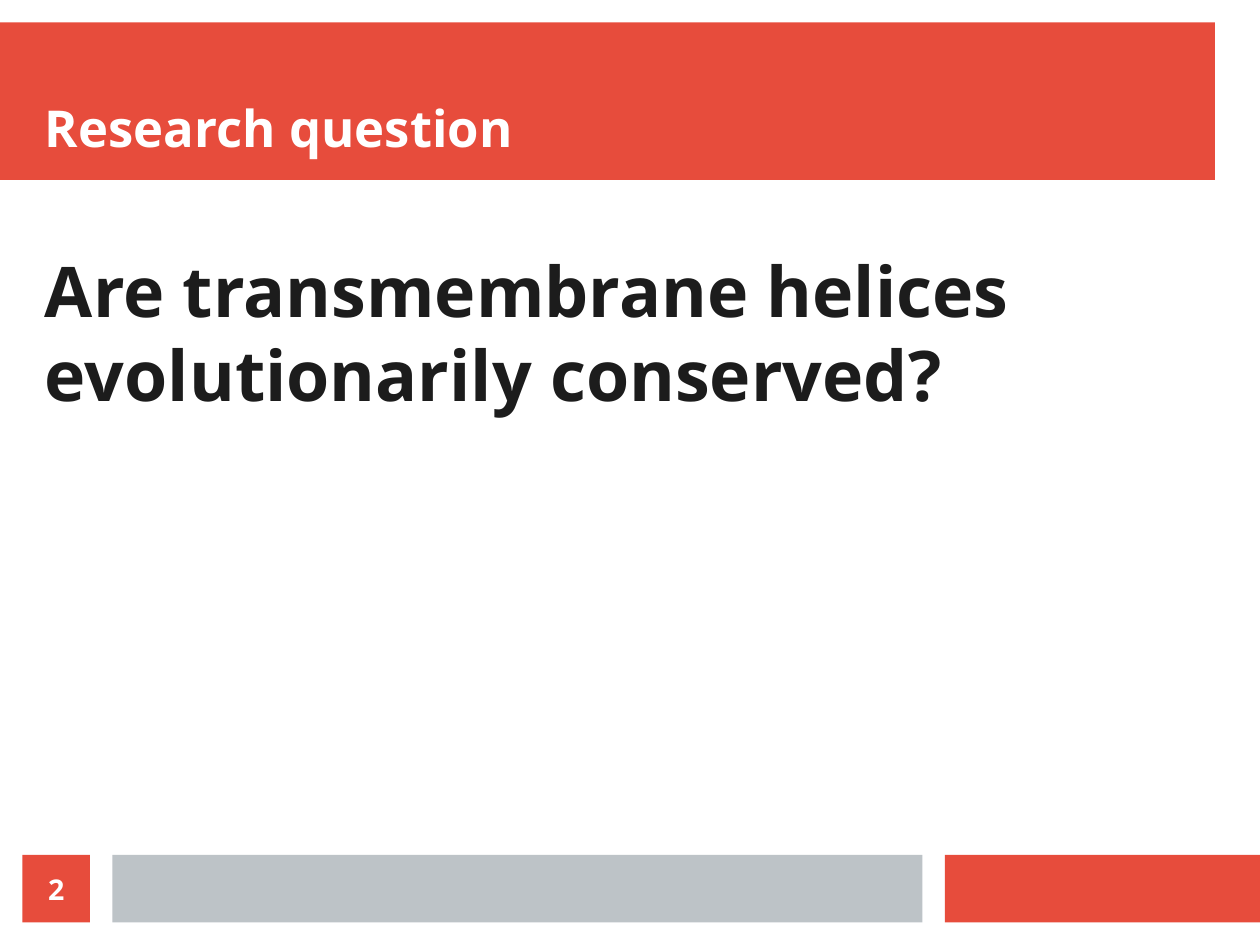
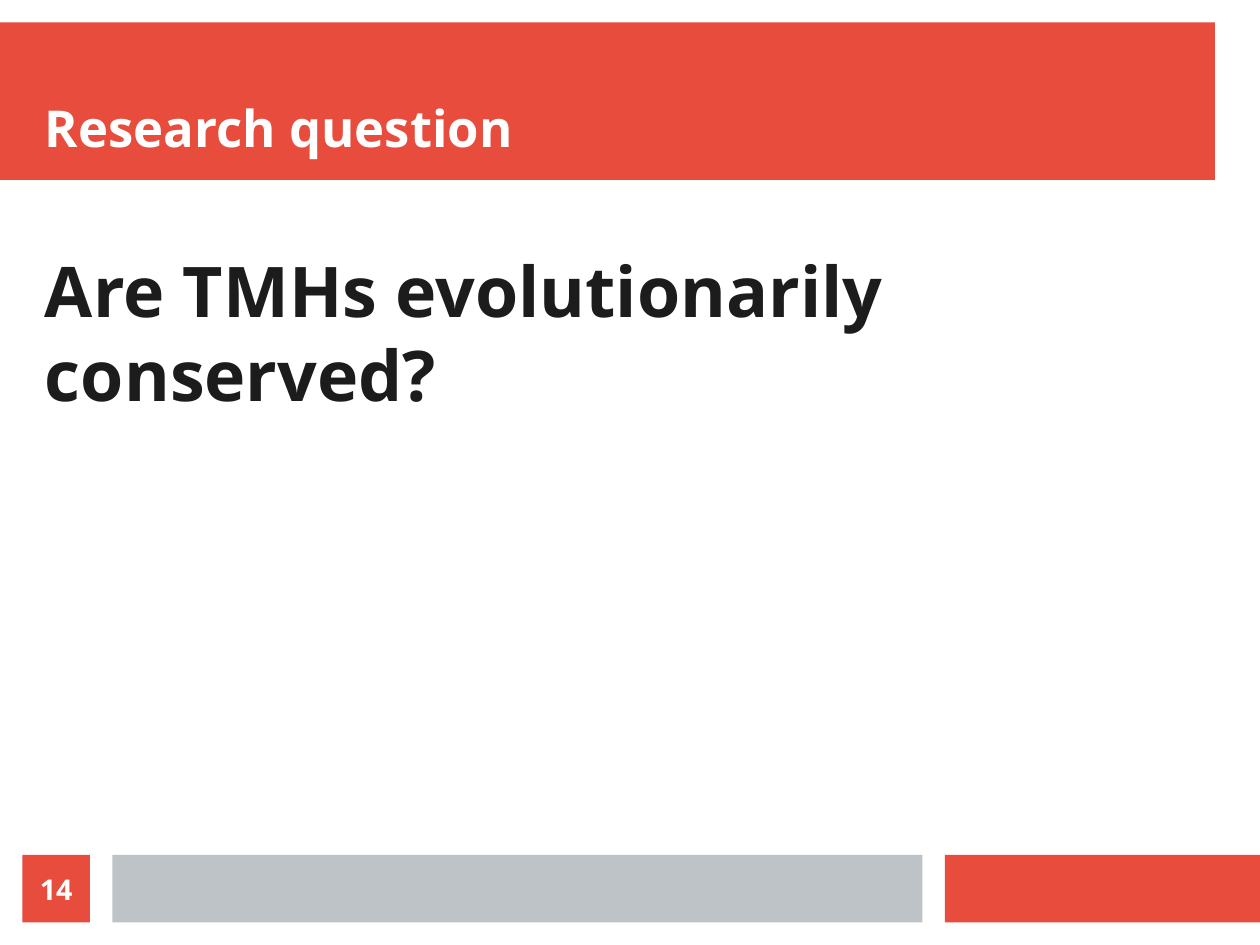
Before and after one commit to richelbilderbeek/molimm_presentation_20210111, a slide deck: slide 14 of molimm_presentation_20210111.odp (slide 2 before the commit). Drawn at 1260x945 pixels with LibreOffice and Linux fonts; fonts in the diff are those of the drawing. Boxes give left, top, right and bottom in pixels: in the first picture for what was removed or moved away, otherwise in the second. Text is boxed around its words. In the diff, an @@ line names an element or a change of style, - is before the commit and + after.

```diff
--- a/molimm_presentation_20210111.odp
+++ b/molimm_presentation_20210111.odp
@@ text at (45, 264, 883, 402): text changed @@
-Are transmembrane helices evolutionarily conserved?
+Are TMHs evolutionarily conserved?
@@ page number at (40, 879, 73, 900): text changed @@
-2
+14
```
Also in this commit, not shown: 2 other slides changed, 21 slides added, 4 slides removed, 12 other files.
